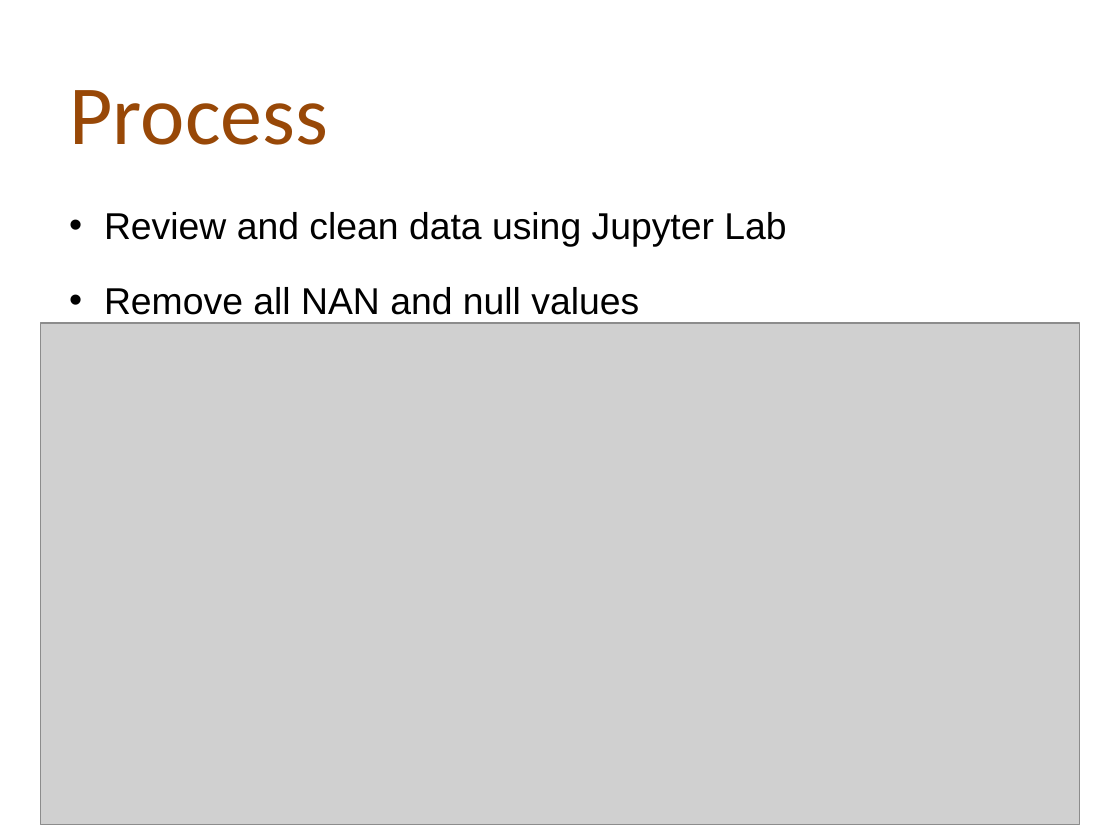
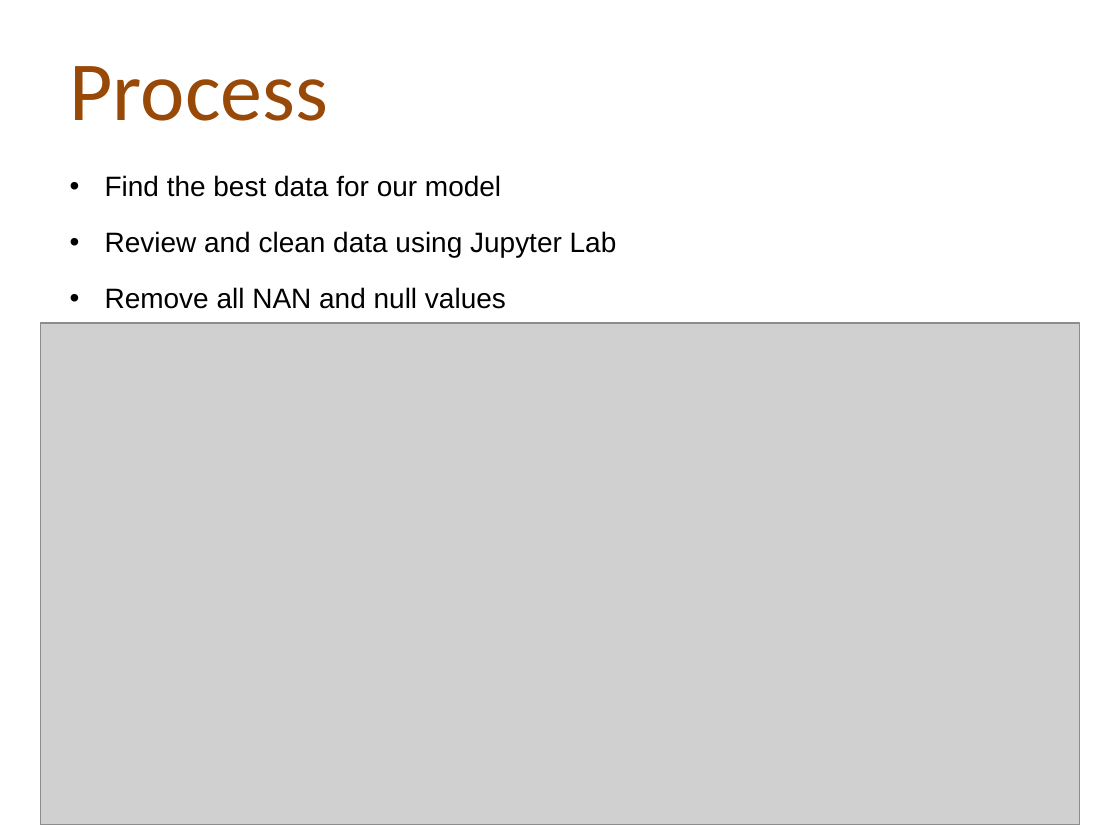
Before and after one commit to dsalisbury1141/Predicting-Loan-Eligibility-Machine-Learning, a slide deck: slide 5 of Machine_Learning_Presentation.pptx. Drawn at 1120x840 pixels with LibreOffice and Linux fonts; fonts in the diff are those of the drawing; grey boxes stand for pictures; background and template pictures are left out. Boxes give left, top, right and bottom in pixels: in the first picture for what was removed or moved away, otherwise in the second. Text is boxed around its words. In the diff, an @@ line names an element or a change of style, - is before the commit and + after.

```diff
--- a/Machine_Learning_Presentation.pptx
+++ b/Machine_Learning_Presentation.pptx
@@ title "Process": place and size @@
-title "Process" at [70,90,328,145]
+title "Process" at [70,66,328,121]
@@ text "Find the best data for ...": place and size @@
-text "Find the best data for ..." at [104,212,786,315]
+text "Find the best data for ..." at [105,175,617,309]
@@ text at [105,175,501,197]: paragraph added @@
+• Find the best data for our model
@@ text at [105,231,617,309]: size 24 to 18 pt in "Review and clean data using Jupyter Lab", "Remove all NAN and null values"; less space between paragraphs @@
```
Also in this commit, not shown: 5 other slides changed.
